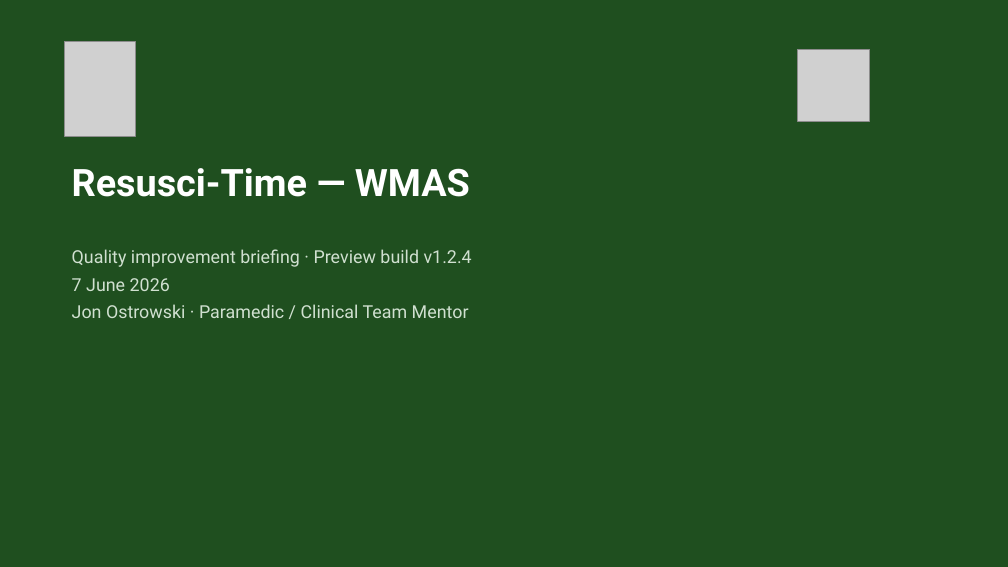
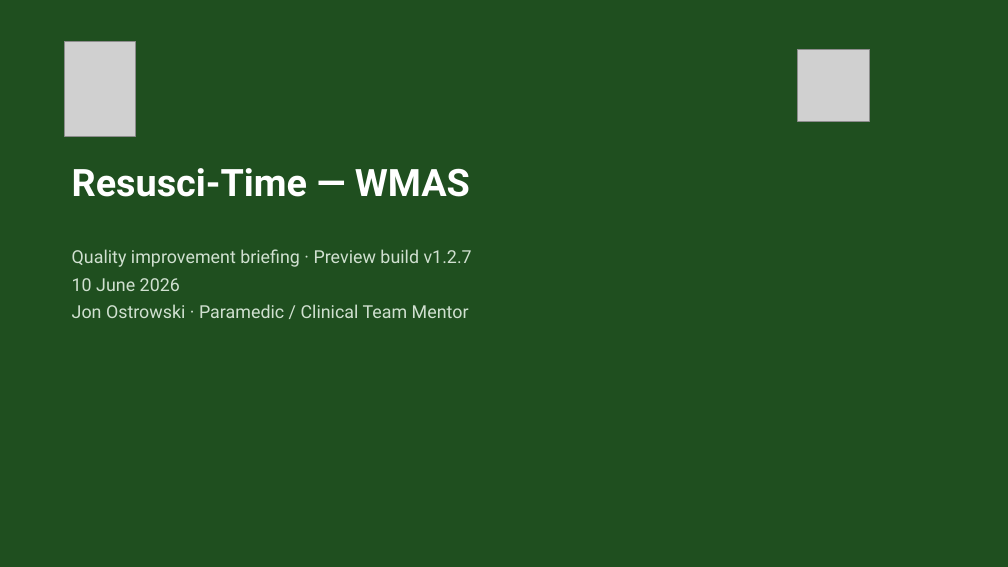
Before and after one commit to unicornfss/resusci-time, a slide deck: slide 1 of Resusci-Time-QI-and-Technical-Overview-new.pptx. Drawn at 1008x567 pixels with LibreOffice and Linux fonts; fonts in the diff are those of the drawing; grey boxes stand for pictures. Boxes give left, top, right and bottom in pixels: in the first picture for what was removed or moved away, otherwise in the second. Text is boxed around its words. In the diff, an @@ line names an element or a change of style, - is before the commit and + after.

```diff
--- a/Resusci-Time-QI-and-Technical-Overview-new.pptx
+++ b/Resusci-Time-QI-and-Technical-Overview-new.pptx
@@ text at (x1=72, y1=249, x2=472, y2=291): text changed @@
-Quality improvement briefing · Preview build v1.2.4
-7 June 2026
+Quality improvement briefing · Preview build v1.2.7
+10 June 2026
```
Also in this commit, not shown: 7 other slides changed, 7 slides added, 1 slide removed, 19 other files.
